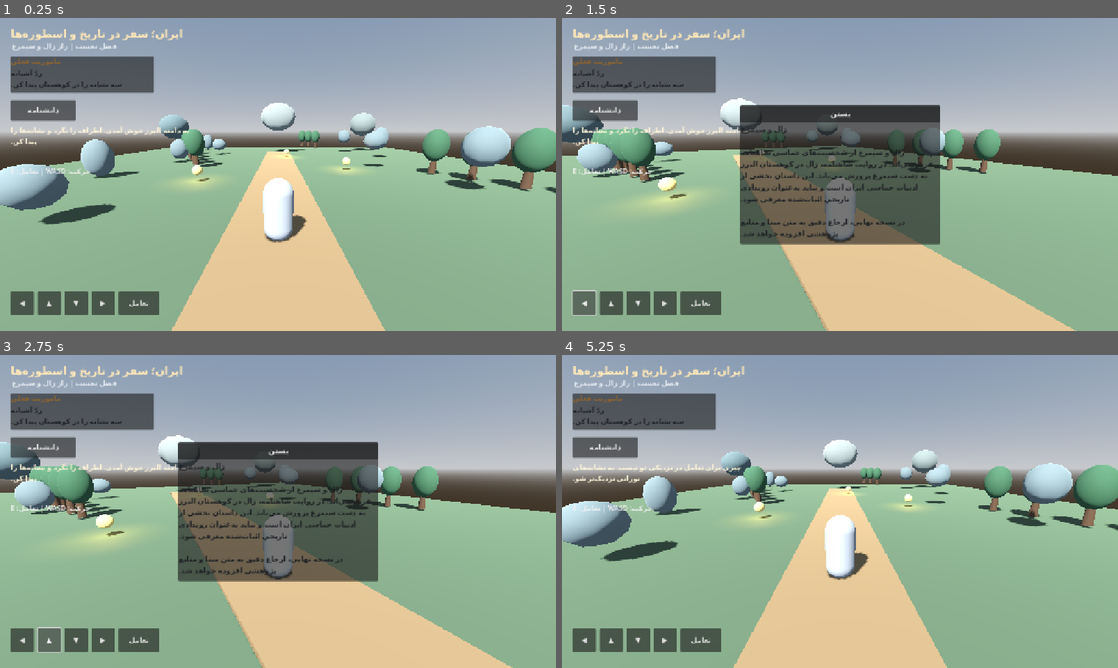
Above: before the commit, frames 1-4 (two rows, left to right).
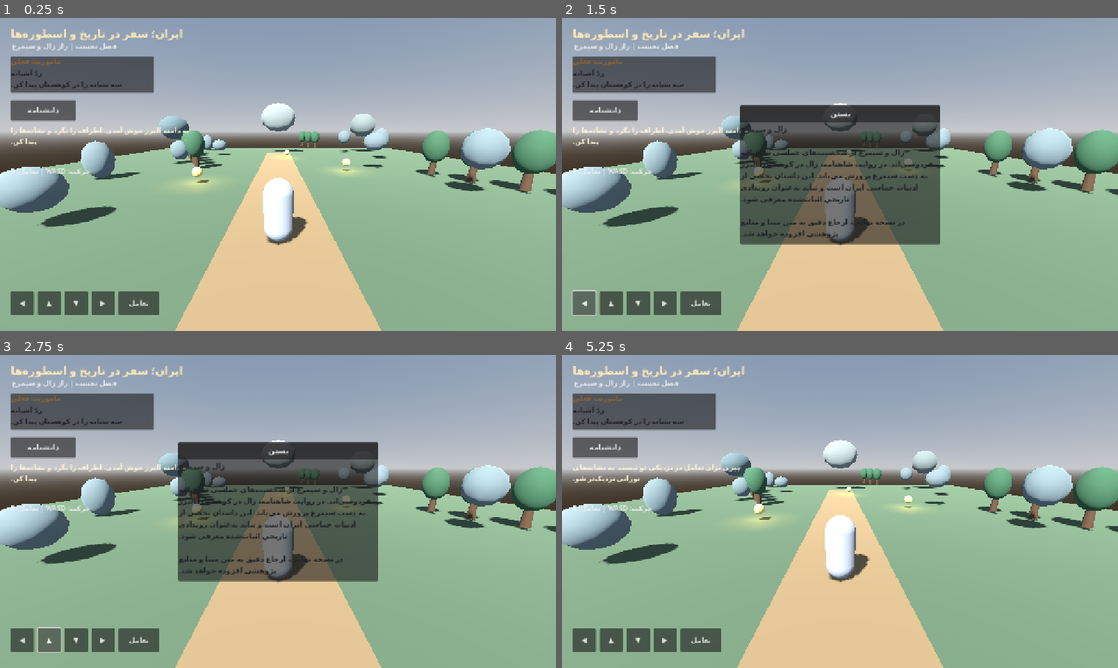
Above: after the commit, the same moments.

Repository: ghadirb/Iran-Heritage-World
Game: Godot game, scene res://scenes/main.tscn
The game is run twice, just before and just after one commit, with the same random seed, the same clock (stepped at 60 frames per second) and the same inputs.
Inputs:
- Up to frame 1 (0.25 s): no input
- Up to frame 2 (1.5 s): click "دانشنامه" at 0.5 s; click "◀" at 1.25 s
- Up to frame 3 (2.75 s): click "▲" at 2 s
- Up to frame 4 (5.25 s): click "▼" at 2.75 s; click "▶" at 3.5 s; click "تعامل" at 4.25 s; click "بستن" at 5 s

The runs differ from the first frame. In frame 1, 2.9% of the frame differs, in the area x 0-100%, y 27-100%; in frame 2, 20%, in the area x 0-100%, y 25-100%; in frame 3, 19%; in frame 4, 2.9%.
Error after the commit: Parse Error: Function "get_viewport_rect()" not found in base self. (res://scripts/player_controller.gd:23)

Commit message:
Add touch camera controls for Android

Diff:
--- a/app/scripts/player_controller.gd
+++ b/app/scripts/player_controller.gd
@@ -5,11 +5,29 @@
 @export var acceleration: float = 18.0
 @export var jump_velocity: float = 4.5
 @export var rotation_speed: float = 10.0
+@export var touch_look_sensitivity: float = 0.006
+@export var minimum_camera_pitch: float = -0.85
+@export var maximum_camera_pitch: float = -0.08
+
+@onready var camera_pivot: Node3D = $CameraPivot
 
 var gravity: float = ProjectSettings.get_setting("physics/3d/default_gravity")
 
 func _ready() -> void:
 	_register_input_actions()
+
+func _unhandled_input(event: InputEvent) -> void:
+	# The left side of the screen is reserved for movement buttons.
+	# Dragging on the right side rotates the third-person camera.
+	if event is InputEventScreenDrag:
+		var screen_width := get_viewport_rect().size.x
+		if event.position.x >= screen_width * 0.38:
+			camera_pivot.rotation.y -= event.relative.x * touch_look_sensitivity
+			camera_pivot.rotation.x = clampf(
+				camera_pivot.rotation.x - event.relative.y * touch_look_sensitivity,
+				minimum_camera_pitch,
+				maximum_camera_pitch
+			)
 
 func _physics_process(delta: float) -> void:
 	var input_vector := Input.get_vector("move_left", "move_right", "move_forward", "move_back")
